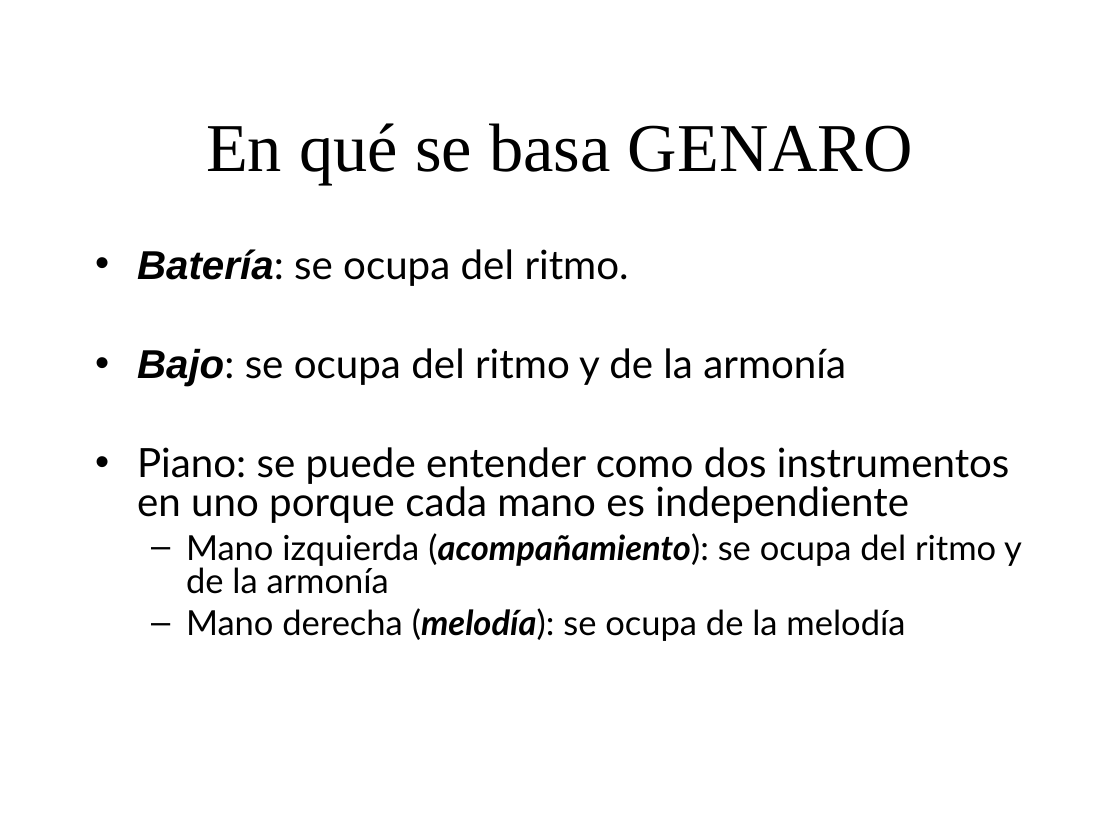
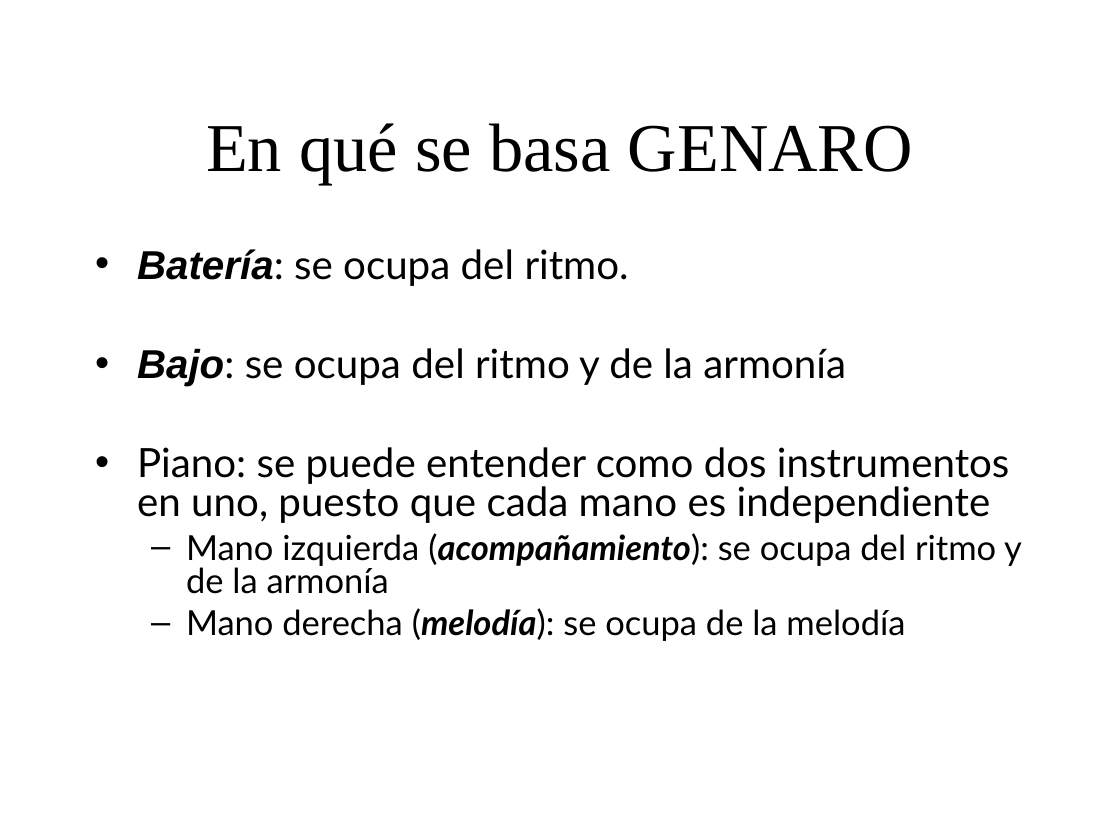
Before and after one commit to BackupTheBerlios/genaro, a slide deck: slide 4 of Documentos/MemoriaSSII/presentacion_proyecto.ppt. Drawn at 1120x840 pixels with LibreOffice and Linux fonts; fonts in the diff are those of the drawing; background and template pictures are left out. Boxes give left, top, right and bottom in pixels: in the first picture for what was removed or moved away, otherwise in the second. Text is boxed around its words. In the diff, an @@ line names an element or a change of style, - is before the commit and + after.

```diff
--- a/Documentos/MemoriaSSII/presentacion_proyecto.ppt
+++ b/Documentos/MemoriaSSII/presentacion_proyecto.ppt
@@ text at (x1=137, y1=447, x2=1009, y2=523): text changed @@
-• Piano: se puede entender como dos instrumentos en uno porque cada mano es independiente
+• Piano: se puede entender como dos instrumentos en uno, puesto que cada mano es independiente
```
Also in this commit, not shown: 7 other slides changed, 17 slides added, 1 slide removed.
